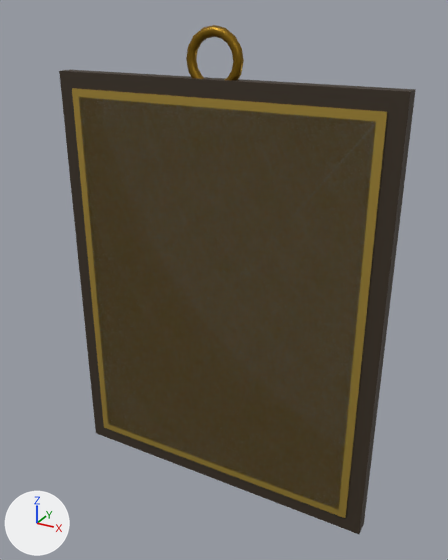
What one commit did to the glTF model assets/models/picture_frame.glb.
Camera for both pictures: a camera (50 mm lens) standing at (1.8, -3.17, 1.77) and looking at (-0.02, 0.15, 0.11). Lighting does not change. The marker at lower left points along +X, +Y and +Z. The first picture is the older version. Where no turn or scale is listed for an object, it has been applied to the vertices. Vertices at exactly the same position are counted once.

The older version as bpy lines, for what is in view:
```python
mat_material_0 = principled_material('Material_0')
mat_material_0.base_color = (0.0467, 0.0319, 0.0185)  # brown #3d3225
mat_material_0.metallic = 0.2
mat_material_0.roughness = 0.7
mat_material_1 = principled_material('Material_1')
mat_material_1.base_color = (0.584, 0.392, 0.0723)  # yellow #c9a84c
mat_material_1.metallic = 0.7
mat_material_1.roughness = 0.3
mat_material_3 = principled_material('Material_3')
mat_material_3.base_color = (0.258, 0.141, 0.007)  # yellow #8b6914
mat_material_3.metallic = 0.8
mat_material_3.roughness = 0.4
me_mesh_0 = bpy.data.meshes.new('Mesh_0')
me_mesh_0.from_pydata(...)  # a box spanning x -1.1..1.1, y -0.05..0.05, z -1.4..1.4
me_mesh_0.materials.append(mat_material_0)  # brown #3d3225
me_mesh_1 = bpy.data.meshes.new('Mesh_1')
me_mesh_1.from_pydata(...)  # a box spanning x -1.0..1.0, y -0.06..0.06, z -1.3..1.3
me_mesh_1.materials.append(mat_material_1)  # yellow #c9a84c
me_mesh_2 = bpy.data.meshes.new('Mesh_2')
me_mesh_2.from_pydata(...)  # a box spanning x -0.95..0.95, y -0.04..0.04, z -1.25..1.25
me_mesh_2.materials.append(mat_material_2)  # white #faf6ee
me_mesh_3 = bpy.data.meshes.new('Mesh_3')
me_mesh_3.from_pydata(...)  # 153 vertices, 256 faces; spans x -0.18..0.18, y -0.03..0.03, z -0.18..0.18
me_mesh_3.materials.append(mat_material_3)  # yellow #8b6914
ob_mesh_0 = bpy.data.objects.new('Mesh_0', me_mesh_0)
ob_mesh_0.location = (0.0, 0.0, 0.0)
ob_mesh_1 = bpy.data.objects.new('Mesh_1', me_mesh_1)
ob_mesh_1.location = (0.0, 0.0, 0.0)
ob_mesh_2 = bpy.data.objects.new('Mesh_2', me_mesh_2)
ob_mesh_2.location = (0.0, -0.02, 0.0)
ob_mesh_3 = bpy.data.objects.new('Mesh_3', me_mesh_3)
ob_mesh_3.parent = ob_node_1
ob_mesh_3.location = (0.0, 0.0, 1.5)
ob_node_1 = bpy.data.objects.new('Node_1', None)
ob_node_1.parent = ob_node_0
ob_node_1.location = (0.0, 0.0, 0.0)
```
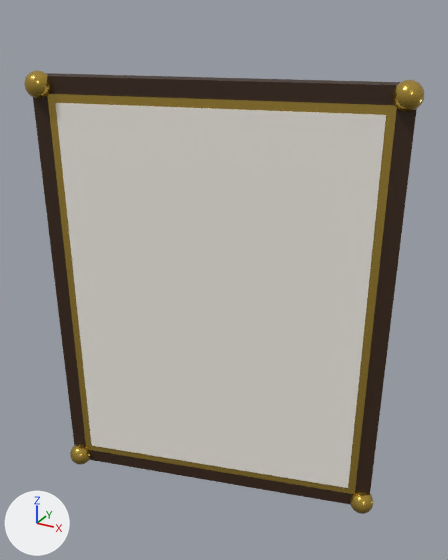
ob_node_1 is not drawn itself; it is the parent of ob_mesh_3.

Where the newer file only moved an object's origin or applied its transform, the numbers keep the older frame.

The change, as a list of edits to the scene's bpy script:
```text
Change mat_material_0:
    mat_material_0.base_color: (0.0467, 0.0319, 0.0185) -> (0.0467, 0.0212, 0.00857)  # brown #3d3225 -> brown #3d2817
    mat_material_0.roughness: 0.7 -> 0.6
Change mat_material_1:
    mat_material_1.metallic: 0.7 -> 0.8
    mat_material_1.roughness: 0.3 -> 0.2
Change mat_material_3:
    mat_material_3.base_color: (0.258, 0.141, 0.007) -> (0.584, 0.392, 0.0723)  # yellow #8b6914 -> yellow #c9a84c
Change me_mesh_0:
    remove me_mesh_0.from_pydata(...)  # 8 vertices, 12 faces; spans x -1.1..1.1, y -0.05..0.05, z -1.4..1.4
    add me_mesh_0.from_pydata(...)  # 8 vertices, 12 faces; spans x -1.08..1.08, y -0.36..0.36, z -1.4..1.4
    me_mesh_0 part 1
    me_mesh_0.vertices[0].co: (1.1, -0.05, 1.4) -> (1.08, 0.21, 1.4)  # pixel (410, 91) -> not seen
    me_mesh_0.vertices[1].co: (1.1, 0.05, 1.4) -> (1.04, 0.36, 1.4)  # pixel (415, 89) -> pixel (418, 82)
    me_mesh_0.vertices[2].co: (1.1, -0.05, -1.4) -> (1.08, 0.21, -1.4)  # pixel (359, 534) -> not seen
    me_mesh_0.vertices[3].co: (1.1, 0.05, -1.4) -> (1.04, 0.36, -1.4)  # pixel (363, 524) -> pixel (369, 492)
    me_mesh_0.vertices[4].co: (-1.1, 0.05, 1.4) -> (-1.08, -0.21, 1.4)  # pixel (69, 69) -> not seen
    me_mesh_0.vertices[5].co: (-1.1, -0.05, 1.4) -> (-1.04, -0.36, 1.4)  # pixel (59, 70) -> not seen
    me_mesh_0.vertices[6].co: (-1.1, 0.05, -1.4) -> (-1.08, -0.21, -1.4)
    me_mesh_0.vertices[7].co: (-1.1, -0.05, -1.4) -> (-1.04, -0.36, -1.4)  # pixel (95, 433) -> not seen
Change me_mesh_1:
    remove me_mesh_1.from_pydata(...)  # 8 vertices, 12 faces; spans x -1.0..1.0, y -0.06..0.06, z -1.3..1.3
    add me_mesh_1.from_pydata(...)  # 8 vertices, 12 faces; spans x -0.99..0.99, y -0.34..0.34, z -1.3..1.3
    me_mesh_1 part 2
    me_mesh_1.vertices[0].co: (1.0, -0.06, 1.3) -> (0.99, 0.18, 1.3)  # pixel (386, 111) -> not seen
    me_mesh_1.vertices[1].co: (1.0, 0.06, 1.3) -> (0.95, 0.34, 1.3)
    me_mesh_1.vertices[2].co: (1.0, -0.06, -1.3) -> (0.99, 0.18, -1.3)  # pixel (345, 518) -> pixel (354, 494)
    me_mesh_1.vertices[3].co: (1.0, 0.06, -1.3) -> (0.95, 0.34, -1.3)
    me_mesh_1.vertices[4].co: (-1.0, 0.06, 1.3) -> (-0.99, -0.18, 1.3)
    me_mesh_1.vertices[5].co: (-1.0, -0.06, 1.3) -> (-0.95, -0.34, 1.3)  # pixel (71, 88) -> pixel (47, 93)
    me_mesh_1.vertices[6].co: (-1.0, 0.06, -1.3) -> (-0.99, -0.18, -1.3)
    me_mesh_1.vertices[7].co: (-1.0, -0.06, -1.3) -> (-0.95, -0.34, -1.3)  # pixel (103, 427) -> pixel (86, 449)
Change me_mesh_2:
    remove me_mesh_2.from_pydata(...)  # 8 vertices, 12 faces; spans x -0.95..0.95, y -0.04..0.04, z -1.25..1.25
    add me_mesh_2.from_pydata(...)  # 8 vertices, 12 faces; spans x -0.94..0.94, y -0.31..0.35, z -1.25..1.25
    me_mesh_2 part 3
    me_mesh_2.vertices[0].co: (0.95, -0.04, 1.25) -> (0.94, 0.18, 1.25)  # pixel (375, 121) -> pixel (386, 115)
    me_mesh_2.vertices[1].co: (0.95, 0.04, 1.25) -> (0.9, 0.35, 1.25)
    me_mesh_2.vertices[2].co: (0.95, -0.04, -1.25) -> (0.94, 0.18, -1.25)  # pixel (338, 509) -> pixel (347, 488)
    me_mesh_2.vertices[3].co: (0.95, 0.04, -1.25) -> (0.9, 0.35, -1.25)
    me_mesh_2.vertices[4].co: (-0.95, 0.04, 1.25) -> (-0.94, -0.14, 1.25)
    me_mesh_2.vertices[5].co: (-0.95, -0.04, 1.25) -> (-0.9, -0.31, 1.25)  # pixel (78, 97) -> pixel (55, 102)
    me_mesh_2.vertices[6].co: (-0.95, 0.04, -1.25) -> (-0.94, -0.14, -1.25)
    me_mesh_2.vertices[7].co: (-0.95, -0.04, -1.25) -> (-0.9, -0.31, -1.25)  # pixel (108, 424) -> pixel (91, 445)
Change me_mesh_3:
    used by ob_mesh_3; parent = ob_node_1; location = (0.0, 0.0, 1.5)
    remove me_mesh_3.from_pydata(...)  # 153 vertices, 256 faces; spans x -0.18..0.18, y -0.03..0.03, z -0.18..0.18
    add me_mesh_3.from_pydata(...)  # 257 vertices, 480 faces; spans x -0.08..0.08, y -0.08..0.08, z -0.08..0.08
    me_mesh_3 part 4: 153 vertices removed from x -0.18..0.18, y -0.03..0.03, z -0.18..0.18; 257 vertices added at x -0.08..0.08, y -0.08..0.08, z -0.08..0.08
Change ob_node_1:
    ob_node_1.rotation_euler: (0.0, 0.0, 0.0) -> (0.0, 0.0, 0.262)  # degrees (0, 0, 0) -> degrees (0, 0, 15)
Change ob_mesh_3:
    ob_mesh_3.location: (0.0, 0.0, 1.5) -> (-1.05, -0.08, 1.35)
Add ob_mesh_3_003:
    ob_mesh_3_003 = bpy.data.objects.new('Mesh_3.003', me_mesh_3)
    ob_mesh_3_003.parent = ob_node_1
    ob_mesh_3_003.location = (1.05, -0.08, -1.35)
Add ob_mesh_3_002:
    ob_mesh_3_002 = bpy.data.objects.new('Mesh_3.002', me_mesh_3)
    ob_mesh_3_002.parent = ob_node_1
    ob_mesh_3_002.location = (-1.05, -0.08, -1.35)
Add ob_mesh_3_001:
    ob_mesh_3_001 = bpy.data.objects.new('Mesh_3.001', me_mesh_3)
    ob_mesh_3_001.parent = ob_node_1
    ob_mesh_3_001.location = (1.05, -0.08, 1.35)
```

Changed parts and their boxes [x1, y1, x2, y2] in the pictures (448 x 560 px; the box of a moved part takes in the faces that stretch with it):
'Mesh_2', reshaped (11% wider, 7% shorter)
    before: [79, 97, 376, 510]
    after: [56, 103, 386, 488]
'Mesh_1', reshaped (11% wider, 7% shorter)
    before: [72, 88, 387, 518]
    after: [48, 94, 397, 494]
'Mesh_0', recoloured, surface changed, reshaped (8% wider, 7% shorter)
    before: [59, 70, 416, 534]
    after: [33, 73, 417, 505]
'Mesh_3', recoloured, reshaped, turned, moved
    before: [186, 25, 244, 81]
    after: [24, 70, 51, 99]
'Mesh_3.001', added (yellow)
    after: [392, 80, 424, 112]
'Mesh_3.003', added (yellow)
    after: [350, 492, 373, 514]
'Mesh_3.002', added
    after: [70, 445, 91, 464]
part 4 of me_mesh_3, moved or reshaped
    before: [186, 25, 244, 81]
    after: [24, 70, 424, 514]
